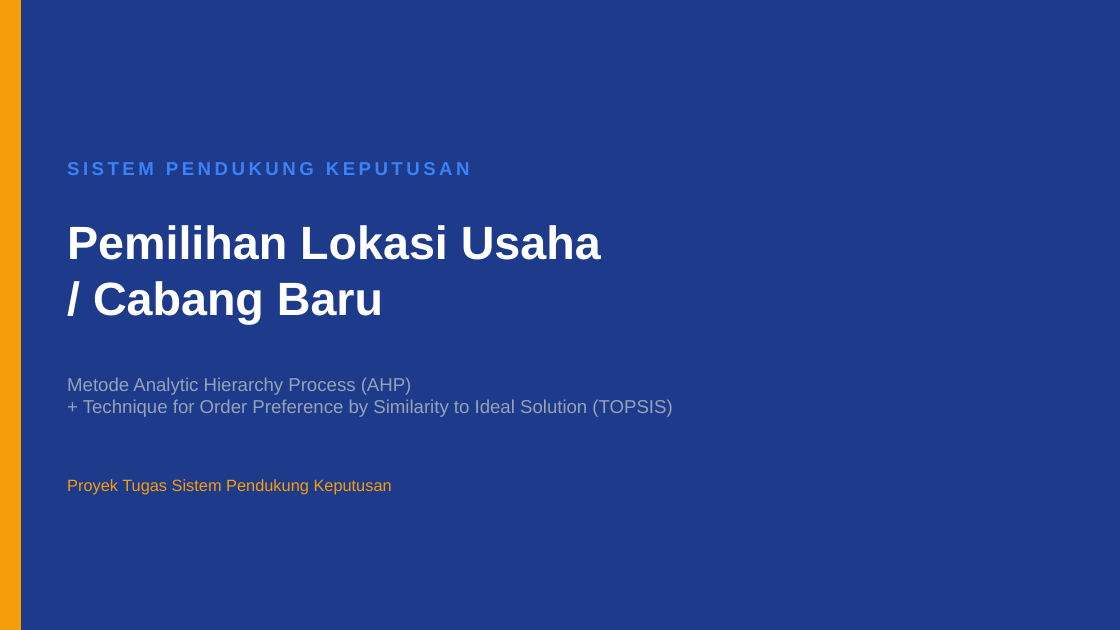
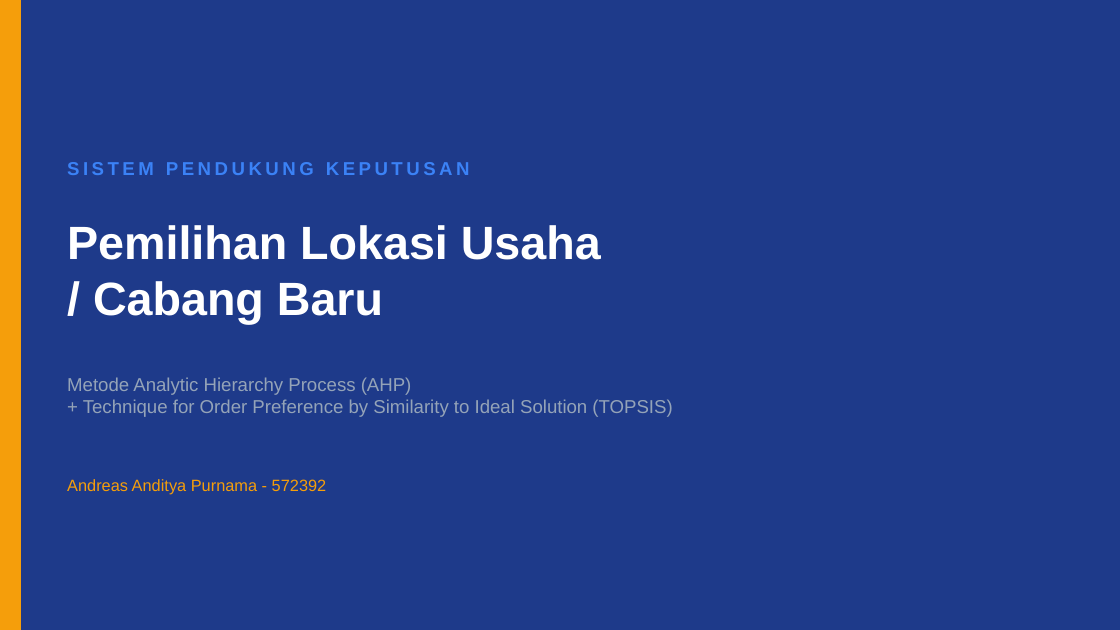
Before and after one commit to AndreasAndityaTI/tugas_spk, a slide deck: slide 1 of Presentasi_SPK_Pemilihan_Lokasi_Cabang_Baru.pptx. Drawn at 1120x630 pixels with LibreOffice and Linux fonts; fonts in the diff are those of the drawing. Boxes give left, top, right and bottom in pixels: in the first picture for what was removed or moved away, otherwise in the second. Text is boxed around its words. In the diff, an @@ line names an element or a change of style, - is before the commit and + after.

```diff
--- a/Presentasi_SPK_Pemilihan_Lokasi_Cabang_Baru.pptx
+++ b/Presentasi_SPK_Pemilihan_Lokasi_Cabang_Baru.pptx
@@ text at (x1=67, y1=479, x2=327, y2=495): text changed @@
-Proyek Tugas Sistem Pendukung Keputusan
+Andreas Anditya Purnama - 572392
```
Also in this commit, not shown: 1 other slide changed, 1 other file.
